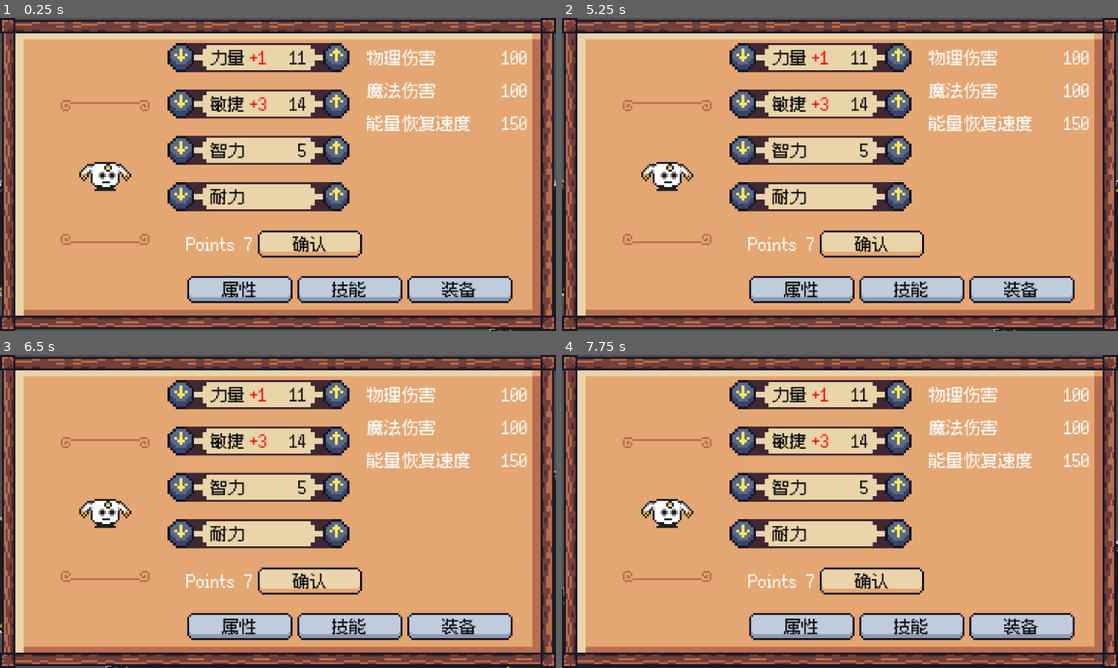
Above: before the commit, frames 1-4 (two rows, left to right).
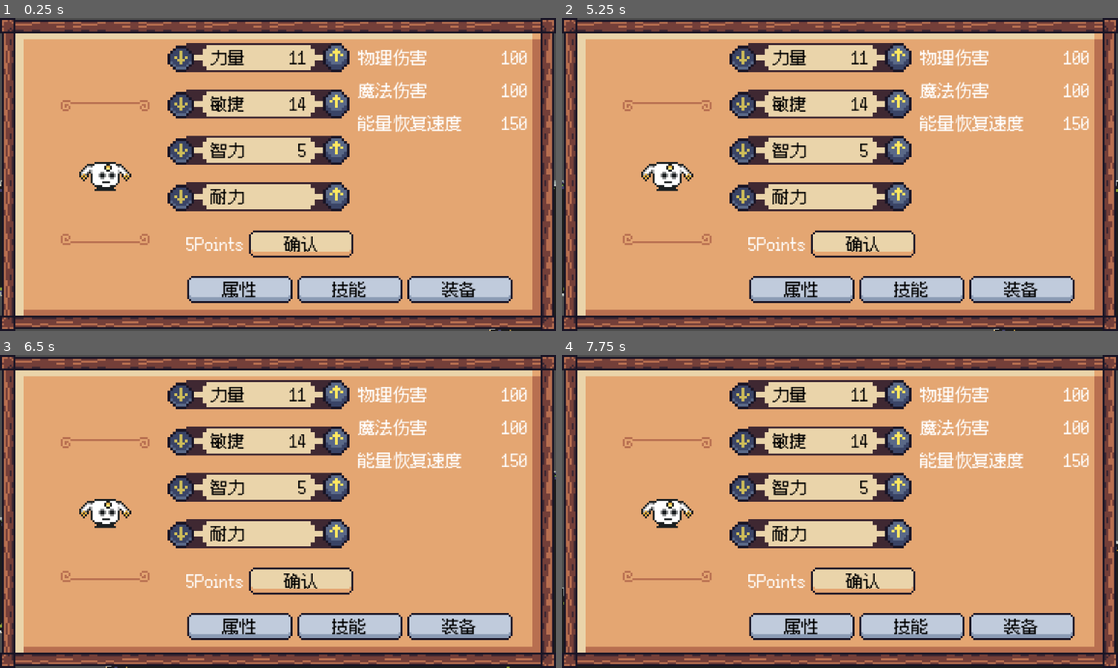
Above: after the commit, the same moments.

Repository: NaxxHua/brain-GD4-prototype
Game: Godot game, scene res://Scenes/main_scene.tscn
The game is run twice, just before and just after one commit, with the same random seed, the same clock (stepped at 60 frames per second) and the same inputs.
Inputs (mouse positions are in pixels of both pictures, inside the frame that each line leads up to):
- Up to frame 1 (0.25 s): no input
- Up to frame 2 (5.25 s): click (745, 58) at 0.52 s; click (901, 58) at 1.27 s; click "确认" at 2 s; click "属性" at 2.75 s; click "技能" at 3.5 s; click "装备" at 4.25 s; tap Enter at 5 s; hold Right (ui_right) from 5.03 s (still down)
- Up to frame 3 (6.5 s): keep holding Right (ui_right); tap Space at 5.75 s
- Up to frame 4 (7.75 s): tap Enter at 6.5 s; release Right (ui_right) at 6.53 s; hold Left (ui_left) 6.53-7.28 s; tap Space at 7.25 s; hold Right (ui_right) from 7.28 s (still down)

The runs differ from the first frame. In frame 1, 3.4% of the frame differs, in the area x 30-85%, y 8-77%; in frame 2, 3.4%; in frame 3, 3.4%; in frame 4, 3.4%.

Commit message:
feat: found the solution to array in signal https://github.com/godotengine/godot-proposals/issues/6034

Diff:
--- a/Scenes/UI/GUI.tscn
+++ b/Scenes/UI/GUI.tscn
@@ -1,19 +1,20 @@
-[gd_scene load_steps=25 format=3 uid="uid://c1p6nlktk1u5d"]
+[gd_scene load_steps=26 format=3 uid="uid://c1p6nlktk1u5d"]
 
 [ext_resource type="Script" path="res://Scripts/GUI.gd" id="1_pbv3b"]
-[ext_resource type="Texture2D" path="res://Sprites/UI/PlayerHead1.png" id="2_acpwd"]
-[ext_resource type="Texture2D" path="res://Sprites/Interactables/coin.png" id="3_yt17i"]
-[ext_resource type="Texture2D" path="res://Sprites/UI/healthbarUnder.png" id="5_2r4ht"]
-[ext_resource type="Texture2D" path="res://Sprites/UI/healthbarProgress.png" id="6_g350r"]
+[ext_resource type="Texture2D" uid="uid://cvgavitdlwav" path="res://Sprites/UI/PlayerHead1.png" id="2_acpwd"]
+[ext_resource type="Texture2D" uid="uid://bwvkqwb0couwf" path="res://Sprites/Interactables/coin.png" id="3_yt17i"]
+[ext_resource type="Texture2D" uid="uid://c5ckrqq7o6rdh" path="res://Sprites/UI/healthbarUnder.png" id="5_2r4ht"]
+[ext_resource type="Texture2D" uid="uid://cx7glsoydaov7" path="res://Sprites/UI/healthbarProgress.png" id="6_g350r"]
 [ext_resource type="Script" path="res://Scripts/TextureProgressBar.gd" id="7_dmqtu"]
-[ext_resource type="Texture2D" path="res://Sprites/UI/CharacterSheetBG.png" id="7_l7cu2"]
-[ext_resource type="Texture2D" path="res://Sprites/UI/characterBG.png" id="8_ardyu"]
-[ext_resource type="Texture2D" path="res://Sprites/UI/PlayerHeader.png" id="9_466fh"]
-[ext_resource type="Texture2D" path="res://Sprites/UI/ButtonBlue.png" id="10_5p8uu"]
+[ext_resource type="Script" path="res://Scripts/CharacterSheet.gd" id="7_h8wby"]
+[ext_resource type="Texture2D" uid="uid://b88sj0xc4ds7h" path="res://Sprites/UI/CharacterSheetBG.png" id="7_l7cu2"]
+[ext_resource type="Texture2D" uid="uid://b1k7rquomyqjx" path="res://Sprites/UI/characterBG.png" id="8_ardyu"]
+[ext_resource type="Texture2D" uid="uid://0y06it1uy41s" path="res://Sprites/UI/PlayerHeader.png" id="9_466fh"]
+[ext_resource type="Texture2D" uid="uid://ba8dmm5k2fypw" path="res://Sprites/UI/ButtonBlue.png" id="10_5p8uu"]
 [ext_resource type="Texture2D" uid="uid://bhmb45gvadfok" path="res://Sprites/UI/StatSlot.png" id="10_bpaf0"]
 [ext_resource type="Theme" uid="uid://cp1yt30lt5sbr" path="res://Theme/BrainInAVat.tres" id="10_qmpho"]
 [ext_resource type="Texture2D" uid="uid://bexgf88usa2mc" path="res://Sprites/UI/JiahuaButtonUpNormal.png" id="11_2reso"]
-[ext_resource type="Texture2D" path="res://Sprites/UI/ButtonBluePressed.png" id="11_hath2"]
+[ext_resource type="Texture2D" uid="uid://bd48l808iflpl" path="res://Sprites/UI/ButtonBluePressed.png" id="11_hath2"]
 [ext_resource type="Texture2D" uid="uid://b00pwbvfu7cum" path="res://Sprites/UI/JiahuaButtonDownNormal.png" id="11_jhn23"]
 [ext_resource type="Texture2D" uid="uid://6tuqdcu4ygu1" path="res://Sprites/UI/JiahuaButtonUpPressed.png" id="12_f5jtb"]
 [ext_resource type="Texture2D" uid="uid://cb6431mbrtb0e" path="res://Sprites/UI/JiahuaButtonDownPressed.png" id="12_kt5tq"]
@@ -110,6 +111,7 @@
 anchors_preset = 0
 offset_right = 576.0
 offset_bottom = 324.0
+script = ExtResource("7_h8wby")
 
 [node name="Background" type="NinePatchRect" parent="CharacterSheet"]
 layout_mode = 0
@@ -155,26 +157,26 @@
 layout_mode = 2
 size_flags_horizontal = 3
 
-[node name="HBoxContainer" type="HBoxContainer" parent="CharacterSheet/HBoxContainer/VBoxContainer"]
+[node name="Stats" type="HBoxContainer" parent="CharacterSheet/HBoxContainer/VBoxContainer"]
 layout_mode = 2
 size_flags_vertical = 3
 
-[node name="MainStats" type="VBoxContainer" parent="CharacterSheet/HBoxContainer/VBoxContainer/HBoxContainer"]
+[node name="MainStats" type="VBoxContainer" parent="CharacterSheet/HBoxContainer/VBoxContainer/Stats"]
 custom_minimum_size = Vector2(150, 0)
 layout_mode = 2
 theme_override_constants/separation = 18
 
-[node name="Str" type="Control" parent="CharacterSheet/HBoxContainer/VBoxContainer/HBoxContainer/MainStats"]
+[node name="Str" type="Control" parent="CharacterSheet/HBoxContainer/VBoxContainer/Stats/MainStats"]
 custom_minimum_size = Vector2(0, 30)
 layout_mode = 2
 
-[node name="StatBG" type="TextureRect" parent="CharacterSheet/HBoxContainer/VBoxContainer/HBoxContainer/MainStats/Str"]
+[node name="StatBG" type="TextureRect" parent="CharacterSheet/HBoxContainer/VBoxContainer/Stats/MainStats/Str"]
 layout_mode = 1
 offset_right = 150.0
 offset_bottom = 30.0
 texture = ExtResource("10_bpaf0")
 
-[node name="Min" type="TextureButton" parent="CharacterSheet/HBoxContainer/VBoxContainer/HBoxContainer/MainStats/Str/StatBG"]
+[node name="Min" type="TextureButton" parent="CharacterSheet/HBoxContainer/VBoxContainer/Stats/MainStats/Str/StatBG" groups=["MinusButtons"]]
 layout_mode = 1
 anchors_preset = 9
 anchor_bottom = 1.0
@@ -183,12 +185,13 @@
 offset_bottom = 18.0
 grow_vertical = 2
 scale = Vector2(0.687, 0.687)
+disabled = true
 texture_normal = ExtResource("11_jhn23")
 texture_pressed = ExtResource("12_kt5tq")
 texture_disabled = ExtResource("13_ovkno")
 stretch_mode = 0
 
-[node name="Plus" type="TextureButton" parent="CharacterSheet/HBoxContainer/VBoxContainer/HBoxContainer/MainStats/Str/StatBG"]
+[node name="Plus" type="TextureButton" parent="CharacterSheet/HBoxContainer/VBoxContainer/Stats/MainStats/Str/StatBG" groups=["PlusButtons"]]
 layout_mode = 1
 anchors_preset = 6
 anchor_left = 1.0
@@ -202,12 +205,13 @@
 grow_horizontal = 0
 grow_vertical = 2
 scale = Vector2(0.687, 0.687)
+disabled = true
 texture_normal = ExtResource("11_2reso")
 texture_pressed = ExtResource("12_f5jtb")
 texture_disabled = ExtResource("13_4gr6a")
 stretch_mode = 0
 
-[node name="Stats" type="HBoxContainer" parent="CharacterSheet/HBoxContainer/VBoxContainer/HBoxContainer/MainStats/Str/StatBG"]
+[node name="Stats" type="HBoxContainer" parent="CharacterSheet/HBoxContainer/VBoxContainer/Stats/MainStats/Str/StatBG"]
 clip_contents = true
 layout_mode = 1
 anchors_preset = 8
@@ -222,37 +226,36 @@
 grow_horizontal = 2
 grow_vertical = 2
 
-[node name="Name" type="Label" parent="CharacterSheet/HBoxContainer/VBoxContainer/HBoxContainer/MainStats/Str/StatBG/Stats"]
+[node name="Name" type="Label" parent="CharacterSheet/HBoxContainer/VBoxContainer/Stats/MainStats/Str/StatBG/Stats"]
 layout_mode = 2
 size_flags_horizontal = 3
 theme = ExtResource("10_qmpho")
 theme_override_colors/font_color = Color(0, 0, 0, 1)
 text = "力量"
 
-[node name="Change" type="Label" parent="CharacterSheet/HBoxContainer/VBoxContainer/HBoxContainer/MainStats/Str/StatBG/Stats"]
+[node name="Change" type="Label" parent="CharacterSheet/HBoxContainer/VBoxContainer/Stats/MainStats/Str/StatBG/Stats"]
 layout_mode = 2
 size_flags_horizontal = 3
 theme = ExtResource("10_qmpho")
 theme_override_colors/font_color = Color(1, 0, 0, 1)
-text = "+1"
-
-[node name="Value" type="Label" parent="CharacterSheet/HBoxContainer/VBoxContainer/HBoxContainer/MainStats/Str/StatBG/Stats"]
+
+[node name="Value" type="Label" parent="CharacterSheet/HBoxContainer/VBoxContainer/Stats/MainStats/Str/StatBG/Stats"]
 layout_mode = 2
 theme = ExtResource("10_qmpho")
 theme_override_colors/font_color = Color(0, 0, 0, 1)
 text = "11"
 
-[node name="Dex" type="Control" parent="CharacterSheet/HBoxContainer/VBoxContainer/HBoxContainer/MainStats"]
+[node name="Dex" type="Control" parent="CharacterSheet/HBoxContainer/VBoxContainer/Stats/MainStats"]
 custom_minimum_size = Vector2(0, 30)
 layout_mode = 2
 
-[node name="StatBG" type="TextureRect" parent="CharacterSheet/HBoxContainer/VBoxContainer/HBoxContainer/MainStats/Dex"]
+[node name="StatBG" type="TextureRect" parent="CharacterSheet/HBoxContainer/VBoxContainer/Stats/MainStats/Dex"]
 layout_mode = 1
 offset_right = 150.0
 offset_bottom = 30.0
 texture = ExtResource("10_bpaf0")
 
-[node name="Min" type="TextureButton" parent="CharacterSheet/HBoxContainer/VBoxContainer/HBoxContainer/MainStats/Dex/StatBG"]
+[node name="Min" type="TextureButton" parent="CharacterSheet/HBoxContainer/VBoxContainer/Stats/MainStats/Dex/StatBG" groups=["MinusButtons"]]
 layout_mode = 1
 anchors_preset = 9
 anchor_bottom = 1.0
@@ -261,12 +264,13 @@
 offset_bottom = 18.0
 grow_vertical = 2
 scale = Vector2(0.687, 0.687)
+disabled = true
 texture_normal = ExtResource("11_jhn23")
 texture_pressed = ExtResource("12_kt5tq")
 texture_disabled = ExtResource("13_ovkno")
 stretch_mode = 0
 
-[node name="Plus" type="TextureButton" parent="CharacterSheet/HBoxContainer/VBoxContainer/HBoxContainer/MainStats/Dex/StatBG"]
+[node name="Plus" type="TextureButton" parent="CharacterSheet/HBoxContainer/VBoxContainer/Stats/MainStats/Dex/StatBG" groups=["PlusButtons"]]
 layout_mode = 1
 anchors_preset = 6
 anchor_left = 1.0
@@ -280,12 +284,13 @@
 grow_horizontal = 0
 grow_vertical = 2
 scale = Vector2(0.687, 0.687)
+disabled = true
 texture_normal = ExtResource("11_2reso")
 texture_pressed = ExtResource("12_f5jtb")
 texture_disabled = ExtResource("13_4gr6a")
 stretch_mode = 0
 
-[node name="Stats" type="HBoxContainer" parent="CharacterSheet/HBoxContainer/VBoxContainer/HBoxContainer/MainStats/Dex/StatBG"]
+[node name="Stats" type="HBoxContainer" parent="CharacterSheet/HBoxContainer/VBoxContainer/Stats/MainStats/Dex/StatBG"]
 clip_contents = true
 layout_mode = 1
 anchors_preset = 8
@@ -300,37 +305,36 @@
 grow_horizontal = 2
 grow_vertical = 2
 
-[node name="Name" type="Label" parent="CharacterSheet/HBoxContainer/VBoxContainer/HBoxContainer/MainStats/Dex/StatBG/Stats"]
+[node name="Name" type="Label" parent="CharacterSheet/HBoxContainer/VBoxContainer/Stats/MainStats/Dex/StatBG/Stats"]
 layout_mode = 2
 size_flags_horizontal = 3
 theme = ExtResource("10_qmpho")
 theme_override_colors/font_color = Color(0, 0, 0, 1)
 text = "敏捷"
 
-[node name="Change" type="Label" parent="CharacterSheet/HBoxContainer/VBoxContainer/HBoxContainer/MainStats/Dex/StatBG/Stats"]
+[node name="Change" type="Label" parent="CharacterSheet/HBoxContainer/VBoxContainer/Stats/MainStats/Dex/StatBG/Stats"]
 layout_mode = 2
 size_flags_horizontal = 3
 theme = ExtResource("10_qmpho")
 theme_override_colors/font_color = Color(1, 0, 0, 1)
-text = "+3"
-
-[node name="Value" type="Label" parent="CharacterSheet/HBoxContainer/VBoxContainer/HBoxContainer/MainStats/Dex/StatBG/Stats"]
+
+[node name="Value" type="Label" parent="CharacterSheet/HBoxContainer/VBoxContainer/Stats/MainStats/Dex/StatBG/Stats"]
 layout_mode = 2
 theme = ExtResource("10_qmpho")
 theme_override_colors/font_color = Color(0, 0, 0, 1)
 text = "14"
 
-[node name="Int" type="Control" parent="CharacterSheet/HBoxContainer/VBoxContainer/HBoxContainer/MainStats"]
+[node name="Int" type="Control" parent="CharacterSheet/HBoxContainer/VBoxContainer/Stats/MainStats"]
 custom_minimum_size = Vector2(0, 30)
 layout_mode = 2
 
-[node name="StatBG" type="TextureRect" parent="CharacterSheet/HBoxContainer/VBoxContainer/HBoxContainer/MainStats/Int"]
+[node name="StatBG" type="TextureRect" parent="CharacterSheet/HBoxContainer/VBoxContainer/Stats/MainStats/Int"]
 layout_mode = 1
 offset_right = 150.0
 offset_bottom = 30.0
 texture = ExtResource("10_bpaf0")
 
-[node name="Min" type="TextureButton" parent="CharacterSheet/HBoxContainer/VBoxContainer/HBoxContainer/MainStats/Int/StatBG"]
+[node name="Min" type="TextureButton" parent="CharacterSheet/HBoxContainer/VBoxContainer/Stats/MainStats/Int/StatBG" groups=["MinusButtons"]]
 layout_mode = 1
 anchors_preset = 9
 anchor_bottom = 1.0
@@ -339,12 +343,13 @@
 offset_bottom = 18.0
 grow_vertical = 2
 scale = Vector2(0.687, 0.687)
+disabled = true
 texture_normal = ExtResource("11_jhn23")
 texture_pressed = ExtResource("12_kt5tq")
 texture_disabled = ExtResource("13_ovkno")
 stretch_mode = 0
 
-[node name="Plus" type="TextureButton" parent="CharacterSheet/HBoxContainer/VBoxContainer/HBoxContainer/MainStats/Int/StatBG"]
+[node name="Plus" type="TextureButton" parent="CharacterSheet/HBoxContainer/VBoxContainer/Stats/MainStats/Int/StatBG" groups=["PlusButtons"]]
 layout_mode = 1
 anchors_preset = 6
 anchor_left = 1.0
@@ -358,12 +363,13 @@
 grow_horizontal = 0
 grow_vertical = 2
 scale = Vector2(0.687, 0.687)
+disabled = true
 texture_normal = ExtResource("11_2reso")
 texture_pressed = ExtResource("12_f5jtb")
 texture_disabled = ExtResource("13_4gr6a")
 stretch_mode = 0
 
-[node name="Stats" type="HBoxContainer" parent="CharacterSheet/HBoxContainer/VBoxContainer/HBoxContainer/MainStats/Int/StatBG"]
+[node name="Stats" type="HBoxContainer" parent="CharacterSheet/HBoxContainer/VBoxContainer/Stats/MainStats/Int/StatBG"]
 clip_contents = true
 layout_mode = 1
 anchors_preset = 8
@@ -378,36 +384,36 @@
 grow_horizontal = 2
 grow_vertical = 2
 
-[node name="Name" type="Label" parent="CharacterSheet/HBoxContainer/VBoxContainer/HBoxContainer/MainStats/Int/StatBG/Stats"]
+[node name="Name" type="Label" parent="CharacterSheet/HBoxContainer/VBoxContainer/Stats/MainStats/Int/StatBG/Stats"]
 layout_mode = 2
 size_flags_horizontal = 3
 theme = ExtResource("10_qmpho")
 theme_override_colors/font_color = Color(0, 0, 0, 1)
 text = "智力"
 
-[node name="Change" type="Label" parent="CharacterSheet/HBoxContainer/VBoxContainer/HBoxContainer/MainStats/Int/StatBG/Stats"]
+[node name="Change" type="Label" parent="CharacterSheet/HBoxContainer/VBoxContainer/Stats/MainStats/Int/StatBG/Stats"]
 layout_mode = 2
 size_flags_horizontal = 3
 theme = ExtResource("10_qmpho")
 theme_override_colors/font_color = Color(1, 0, 0, 1)
 
-[node name="Value" type="Label" parent="CharacterSheet/HBoxContainer/VBoxContainer/HBoxContainer/MainStats/Int/StatBG/Stats"]
+[node name="Value" type="Label" parent="CharacterSheet/HBoxContainer/VBoxContainer/Stats/MainStats/Int/StatBG/Stats"]
 layout_mode = 2
 theme = ExtResource("10_qmpho")
 theme_override_colors/font_color = Color(0, 0, 0, 1)
 text = "5"
 
-[node name="Sta" type="Control" parent="CharacterSheet/HBoxContainer/VBoxContainer/HBoxContainer/MainStats"]
+[node name="Sta" type="Control" parent="CharacterSheet/HBoxContainer/VBoxContainer/Stats/MainStats"]
 custom_minimum_size = Vector2(0, 30)
 layout_mode = 2
 
-[node name="StatBG" type="TextureRect" parent="CharacterSheet/HBoxContainer/VBoxContainer/HBoxContainer/MainStats/Sta"]
+[node name="StatBG" type="TextureRect" parent="CharacterSheet/HBoxContainer/VBoxContainer/Stats/MainStats/Sta"]
 layout_mode = 1
 offset_right = 150.0
 offset_bottom = 30.0
 texture = ExtResource("10_bpaf0")
 
-[node name="Min" type="TextureButton" parent="CharacterSheet/HBoxContainer/VBoxContainer/HBoxContainer/MainStats/Sta/StatBG"]
+[node name="Min" type="TextureButton" parent="CharacterSheet/HBoxContainer/VBoxContainer/Stats/MainStats/Sta/StatBG" groups=["MinusButtons"]]
 layout_mode = 1
 anchors_preset = 9
 anchor_bottom = 1.0
@@ -416,12 +422,13 @@
 offset_bottom = 18.0
 grow_vertical = 2
 scale = Vector2(0.687, 0.687)
+disabled = true
 texture_normal = ExtResource("11_jhn23")
 texture_pressed = ExtResource("12_kt5tq")
 texture_disabled = ExtResource("13_ovkno")
 stretch_mode = 0
 
-[node name="Plus" type="TextureButton" parent="CharacterSheet/HBoxContainer/VBoxContainer/HBoxContainer/MainStats/Sta/StatBG"]
+[node name="Plus" type="TextureButton" parent="CharacterSheet/HBoxContainer/VBoxContainer/Stats/MainStats/Sta/StatBG" groups=["PlusButtons"]]
 layout_mode = 1
 anchors_preset = 6
 anchor_left = 1.0
@@ -435,12 +442,13 @@
 grow_horizontal = 0
 grow_vertical = 2
 scale = Vector2(0.687, 0.687)
+disabled = true
 texture_normal = ExtResource("11_2reso")
 texture_pressed = ExtResource("12_f5jtb")
 texture_disabled = ExtResource("13_4gr6a")
 stretch_mode = 0
 
-[node name="Stats" type="HBoxContainer" parent="CharacterSheet/HBoxContainer/VBoxContainer/HBoxContainer/MainStats/Sta/StatBG"]
+[node name="Stats" type="HBoxContainer" parent="CharacterSheet/HBoxContainer/VBoxContainer/Stats/MainStats/Sta/StatBG"]
 clip_contents = true
 layout_mode = 1
 anchors_preset = 8
@@ -455,14 +463,14 @@
 grow_horizontal = 2
 grow_vertical = 2
 
-[node name="Name" type="Label" parent="CharacterSheet/HBoxContainer/VBoxContainer/HBoxContainer/MainStats/Sta/StatBG/Stats"]
+[node name="Name" type="Label" parent="CharacterSheet/HBoxContainer/VBoxContainer/Stats/MainStats/Sta/StatBG/Stats"]
 layout_mode = 2
 size_flags_horizontal = 3
 theme = ExtResource("10_qmpho")
 theme_override_colors/font_color = Color(0, 0, 0, 1)
 text = "耐力"
 
-[node name="Change" type="Label" parent="CharacterSheet/HBoxContainer/VBoxContainer/HBoxContainer/MainStats/Sta/StatBG/Stats"]
+[node name="Change" type="Label" parent="CharacterSheet/HBoxContainer/VBoxContainer/Stats/MainStats/Sta/StatBG/Stats"]
 layout_mode = 2
 size_flags_horizontal = 3
 theme = ExtResource("10_qmpho")
@@ -470,30 +478,30 @@
 text = "
 "
 
-[node name="Value" type="Label" parent="CharacterSheet/HBoxContainer/VBoxContainer/HBoxContainer/MainStats/Sta/StatBG/Stats"]
+[node name="Value" type="Label" parent="CharacterSheet/HBoxContainer/VBoxContainer/Stats/MainStats/Sta/StatBG/Stats"]
 layout_mode = 2
 theme = ExtResource("10_qmpho")
 theme_override_colors/font_color = Color(0, 0, 0, 1)
 text = "7"
 visible_characters = 0
-visible_ratio = -0.5
-
-[node name="HBoxContainer" type="HBoxContainer" parent="CharacterSheet/HBoxContainer/VBoxContainer/HBoxContainer/MainStats"]
-layout_mode = 2
-
-[node name="Label" type="Label" parent="CharacterSheet/HBoxContainer/VBoxContainer/HBoxContainer/MainStats/HBoxContainer"]
+visible_ratio = 0.0
+
+[node name="StatPoints" type="HBoxContainer" parent="CharacterSheet/HBoxContainer/VBoxContainer/Stats/MainStats"]
+layout_mode = 2
+
+[node name="Label" type="Label" parent="CharacterSheet/HBoxContainer/VBoxContainer/Stats/MainStats/StatPoints"]
 layout_mode = 2
 size_flags_horizontal = 3
 theme = ExtResource("10_qmpho")
 text = "Points 7"
 
-[node name="Confirm" type="TextureButton" parent="CharacterSheet/HBoxContainer/VBoxContainer/HBoxContainer/MainStats/HBoxContainer"]
+[node name="Confirm" type="TextureButton" parent="CharacterSheet/HBoxContainer/VBoxContainer/Stats/MainStats/StatPoints"]
 layout_mode = 2
 texture_normal = ExtResource("18_fjqpl")
 texture_pressed = ExtResource("19_1a4cm")
 stretch_mode = 0
 
-[node name="Label" type="Label" parent="CharacterSheet/HBoxContainer/VBoxContainer/HBoxContainer/MainStats/HBoxContainer/Confirm"]
+[node name="Label" type="Label" parent="CharacterSheet/HBoxContainer/VBoxContainer/Stats/MainStats/StatPoints/Confirm"]
 layout_mode = 1
 anchors_preset = 8
 anchor_left = 0.5
@@ -512,57 +520,57 @@
 horizontal_alignment = 1
 vertical_alignment = 1
 
-[node name="DerivedStats" type="ScrollContainer" parent="CharacterSheet/HBoxContainer/VBoxContainer/HBoxContainer"]
-layout_mode = 2
-size_flags_horizontal = 3
-
-[node name="VBoxContainer" type="VBoxContainer" parent="CharacterSheet/HBoxContainer/VBoxContainer/HBoxContainer/DerivedStats"]
+[node name="DerivedStats" type="ScrollContainer" parent="CharacterSheet/HBoxContainer/VBoxContainer/Stats"]
+layout_mode = 2
+size_flags_horizontal = 3
+
+[node name="VBoxContainer" type="VBoxContainer" parent="CharacterSheet/HBoxContainer/VBoxContainer/Stats/DerivedStats"]
 layout_mode = 2
 size_flags_horizontal = 3
 size_flags_vertical = 3
 
-[node name="Damage" type="HBoxContainer" parent="CharacterSheet/HBoxContainer/VBoxContainer/HBoxContainer/DerivedStats/VBoxContainer"]
+[node name="Damage" type="HBoxContainer" parent="CharacterSheet/HBoxContainer/VBoxContainer/Stats/DerivedStats/VBoxContainer"]
 custom_minimum_size = Vector2(0, 30)
 layout_mode = 2
 
-[node name="Text" type="Label" parent="CharacterSheet/HBoxContainer/VBoxContainer/HBoxContainer/DerivedStats/VBoxContainer/Damage"]
+[node name="Text" type="Label" parent="CharacterSheet/HBoxContainer/VBoxContainer/Stats/DerivedStats/VBoxContainer/Damage"]
 layout_mode = 2
 size_flags_horizontal = 3
 theme = ExtResource("10_qmpho")
 text = "物理伤害"
 
-[node name="Value" type="Label" parent="CharacterSheet/HBoxContainer/VBoxContainer/HBoxContainer/DerivedStats/VBoxContainer/Damage"]
+[node name="Value" type="Label" parent="CharacterSheet/HBoxContainer/VBoxContainer/Stats/DerivedStats/VBoxContainer/Damage"]
 layout_mode = 2
 theme = ExtResource("10_qmpho")
 text = "100
 "
 
-[node name="HP" type="HBoxContainer" parent="CharacterSheet/HBoxContainer/VBoxContainer/HBoxContainer/DerivedStats/VBoxContainer"]
+[node name="HP" type="HBoxContainer" parent="CharacterSheet/HBoxContainer/VBoxContainer/Stats/DerivedStats/VBoxContainer"]
 custom_minimum_size = Vector2(0, 30)
 layout_mode = 2
 
-[node name="Text" type="Label" parent="CharacterSheet/HBoxContainer/VBoxContainer/HBoxContainer/DerivedStats/VBoxContainer/HP"]
+[node name="Text" type="Label" parent="CharacterSheet/HBoxContainer/VBoxContainer/Stats/DerivedStats/VBoxContainer/HP"]
 layout_mode = 2
 size_flags_horizontal = 3
 theme = ExtResource("10_qmpho")
 text = "魔法伤害"
 
-[node name="Value" type="Label" parent="CharacterSheet/HBoxContainer/VBoxContainer/HBoxContainer/DerivedStats/VBoxContainer/HP"]
+[node name="Value" type="Label" parent="CharacterSheet/HBoxContainer/VBoxContainer/Stats/DerivedStats/VBoxContainer/HP"]
 layout_mode = 2
 theme = ExtResource("10_qmpho")
 text = "100"
 
-[node name="Resource" type="HBoxContainer" parent="CharacterSheet/HBoxContainer/VBoxContainer/HBoxContainer/DerivedStats/VBoxContainer"]
+[node name="Resource" type="HBoxContainer" parent="CharacterSheet/HBoxContainer/VBoxContainer/Stats/DerivedStats/VBoxContainer"]
 custom_minimum_size = Vector2(0, 30)
 layout_mode = 2
 
-[node name="Text" type="Label" parent="CharacterSheet/HBoxContainer/VBoxContainer/HBoxContainer/DerivedStats/VBoxContainer/Resource"]
+[node name="Text" type="Label" parent="CharacterSheet/HBoxContainer/VBoxContainer/Stats/DerivedStats/VBoxContainer/Resource"]
 layout_mode = 2
 size_flags_horizontal = 3
 theme = ExtResource("10_qmpho")
 text = "能量恢复速度"
 
-[node name="Value" type="Label" parent="CharacterSheet/HBoxContainer/VBoxContainer/HBoxContainer/DerivedStats/VBoxContainer/Resource"]
+[node name="Value" type="Label" parent="CharacterSheet/HBoxContainer/VBoxContainer/Stats/DerivedStats/VBoxContainer/Resource"]
 layout_mode = 2
 theme = ExtResource("10_qmpho")
 text = "150"
--- /dev/null
+++ b/Scripts/CharacterSheet.gd
@@ -0,0 +1,34 @@
+extends Control
+
+@onready var node_stat_points = get_node("HBoxContainer/VBoxContainer/Stats/MainStats/StatPoints/Label")
+var path_main_stats = "HBoxContainer/VBoxContainer/Stats/MainStats"
+
+var available_points = 5
+var str_add = 0
+var dex_add = 0
+var int_add = 0
+var sta_add = 0
+
+static func bindv(c: Callable, args: Array[Variant]):
+	var res := c
+	for idx in range(args.size(), 0, -1):
+		res = res.bind(args[idx-1])
+	return res
+
+func _ready():
+	node_stat_points.set_text(str(available_points) + "Points")
+	if available_points == 0:
+		pass
+	else:
+		for button in get_tree().get_nodes_in_group("PlusButtons"):
+			button.disabled = false
+	for button in get_tree().get_nodes_in_group("PlusButtons"):
+		button.pressed.connect(bindv(Callable(self, "IncreaseStat"), [button.get_node("../..").get_name()]))
+	for button in get_tree().get_nodes_in_group("MinButtons"):
+		button.pressed.connect(bindv(Callable(self, "DecreaseStat"), [button.get_parent().get_parent().name]))
+
+func IncreaseStat(stat):
+	print(stat + "Plus")
+
+func DecreaseStat(stat):
+	print(stat + "Minus")
Not shown: 1 places in Scenes/Enemies/enemy.tscn that only renumber resources
Not shown: 1 places in Scenes/Interactables/breakable_platform.tscn that only renumber resources
Not shown: 1 places in Scenes/Interactables/coin.tscn that only renumber resources
Not shown: 1 places in Scenes/Interactables/crate.tscn that only renumber resources
Not shown: 1 places in Scenes/Interactables/door.tscn that only renumber resources
Not shown: 1 places in Scenes/Interactables/switch.tscn that only renumber resources
Not shown: 1 places in Scenes/Player/player.tscn that only renumber resources
Not shown: 1 places in Scenes/UI/map.tscn that only renumber resources
Not shown: 1 places in Scenes/level2.tscn that only renumber resources
Not shown: 1 places in Scenes/main_scene.tscn that only renumber resources
